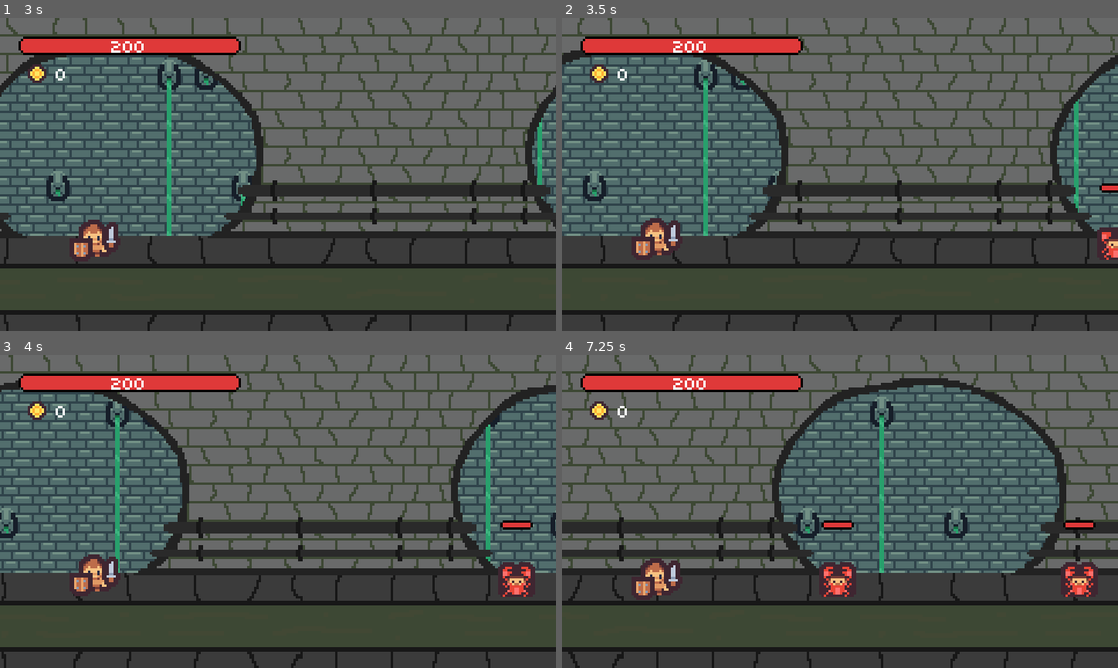
Above: before the commit, frames 1-4 (two rows, left to right).
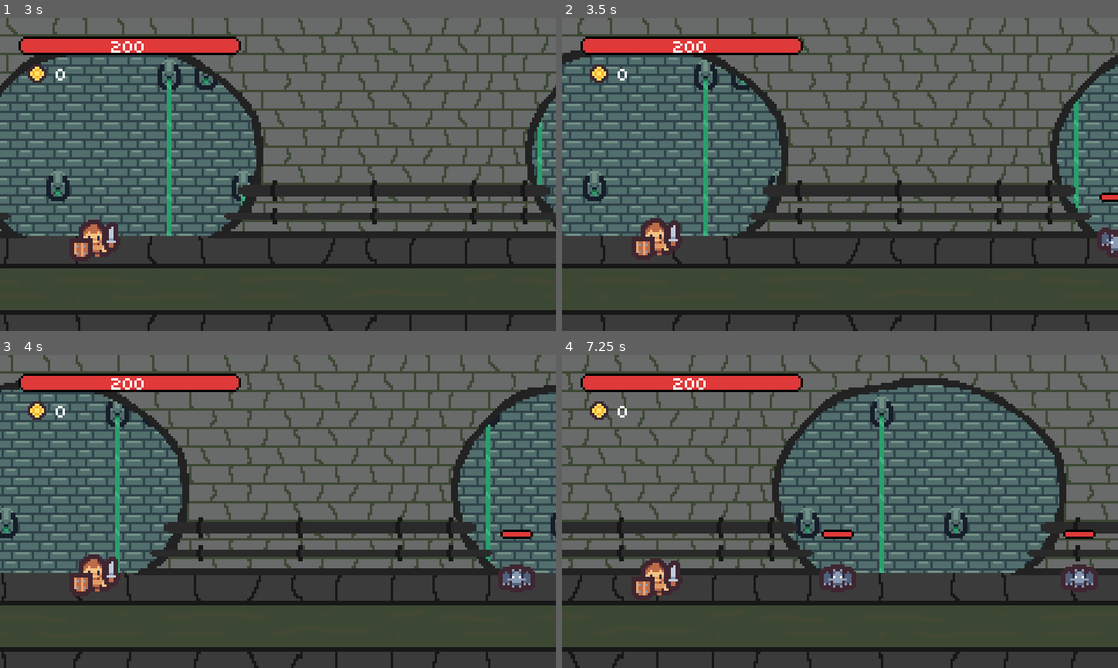
Above: after the commit, the same moments.

Repository: antronomo/RunningHalls
Game: Godot game, scene res://UIs/MenuScene.tscn
The game is run twice, just before and just after one commit, with the same random seed, the same clock (stepped at 60 frames per second) and the same inputs.
Inputs:
- Up to frame 1 (3 s): click "START" at 0.5 s; click "NEW GAME" at 1.25 s
- Up to frame 2 (3.5 s): no input
- Up to frame 3 (4 s): no input
- Up to frame 4 (7.25 s): tap F1 (infor) at 5.65 s

Frame 1 is identical in both runs. In frame 2, 0.4% of the frame differs, in the area x 96-100%, y 52-78%; in frame 3, 0.7%; in frame 4, 1.5%, in the area x 46-97%, y 52-78%.
Error after the commit: Invalid assignment on read-only value (on base: 'Dictionary'). (res://Scripts/OptionsMenu.gd:45)

Commit message:
más cambios
El único cambio que se aprecia es el menú "secreto" para hacer que los enemigos rueden en el suelo.
Cambios:
-el autoload Config.gd ya está habilitado, su único propósito es el de hacer funcionar el menú "secreto"
-Globals.gd tiene nuevas funciones para leer y escribir el archivo de configuración.
-he eliminado todos los .duplicate() porque no se exactamente cómo funciona y no parece haber afectado negativamente al proyecto.
-EnemyListNode.gd pasa a WaveGenerator.gd
-He modificado EnemySpawner.gd y su hijo WaveGenerator.gd para que las oleadas las genere el hijo y el padre los invoque
- .gitignore añadido para que no de por saco cuando generes tu .godot (para cuando descargo el repo en otros equipos)
-credits.txt actualizado
-README.md actualizado
-cambios hechos por el motor (sobre todo en archivos .tscn)

Diff:
--- a/Auto/Config.gd
+++ b/Auto/Config.gd
@@ -7,27 +7,28 @@
 	"music_volume" : 0.5,
 	"sfx_volume" : 0.5,
 	"window_fullscreen" : false,
+	"enemies_lock_rotation" : true
 }
 
 
 func to_default_data() -> Dictionary:
 	print("config reseted...")
-	save_data(DEFAULTCONFIG.duplicate())
+	save_conf_data(DEFAULTCONFIG)
 	return DEFAULTCONFIG
 
 
-func save_data(new_data : Dictionary) -> void:
+func save_conf_data(new_data : Dictionary) -> void:
 	var save_file : FileAccess = FileAccess.open(CONFIGPATHFILE, FileAccess.WRITE)
 	save_file.store_var(new_data)
 	save_file.close()
 
 
-func load_data() -> Dictionary:
+func load_conf_data() -> Dictionary:
 	if FileAccess.file_exists(CONFIGPATHFILE):
 		var load_file : FileAccess = FileAccess.open(CONFIGPATHFILE, FileAccess.READ)
 		var data : Dictionary = load_file.get_var()
 		load_file.close()
 		return data
 	else:
-		save_data(to_default_data().duplicate)
-		return DEFAULTCONFIG
+		save_conf_data(DEFAULTCONFIG)
+		return to_default_data()
--- a/Auto/CurrentGame.gd
+++ b/Auto/CurrentGame.gd
@@ -2,7 +2,7 @@
 
 
 const GAMEPATHFILE : String = "user://SAVEFILE.save"
-const CURRENTVERSION : String = "0.23.3"
+const CURRENTVERSION : String = "0.23.4"
 const DEFAULTGAMEDATA : Dictionary = {
 	"game_info" : {
 		"game_version" : CURRENTVERSION,
@@ -39,5 +39,5 @@
 		load_file.close()
 		return data
 	else:
-		save_game_data(DEFAULTGAMEDATA.duplicate())
+		save_game_data(DEFAULTGAMEDATA)
 		return new_game()
--- a/Auto/GLOBALS.gd
+++ b/Auto/GLOBALS.gd
@@ -3,12 +3,13 @@
 
 var saved_wave : int
 var current_game : Dictionary = {}
-# var config_data : Dictionary = {}
+var config_data : Dictionary = {}
 
 
 func _ready() -> void:
 	randomize()
 	current_game = CurrentGame.load_game()
+	config_data = Config.load_conf_data()
 
 	#Esto es demasiado importante y lo necesito accesible
 	saved_wave = current_game.game_info.wave #!
@@ -16,12 +17,12 @@
 
 func _input(event) -> void:
 	if event.is_action_pressed("infor"):
-		print(JSON.stringify(current_game.duplicate(), "\t"))
+		print(JSON.stringify(current_game, "\t"))
 
 
 # FUNCIONES CON CurrentGame.gd -------------------------------------------------------------
 func reset_game_data() -> void:
-	current_game = CurrentGame.new_game().duplicate()
+	current_game = CurrentGame.new_game()
 	save_data_to_file()
 
 	saved_wave = current_game.game_info.wave #!
@@ -34,7 +35,6 @@
 	saved_wave = current_game.game_info.wave #!
 
 
-# FUNCIONES que modifican variables en current_game ----------------------------------------
 # Es necesario verificar el tipo de variable? por ahora no, pero tampoco lo voy a aquitar
 func set_game_data(what : String, with) -> void:
 	match what:
@@ -91,7 +91,47 @@
 
 
 # FUNCIONES con Config.gd ------------------------------------------------------------------
-func save_new_config() -> void:pass
+func resset_config_data() -> void:
+	config_data = Config.to_default_data()
+	save_config_to_file()
 
 
-func set_default_config() -> void:pass
+func save_config_to_file() -> void:
+	Config.save_conf_data(config_data)
+	config_data = Config.load_conf_data()
+
+
+func set_config_data(what : String, with) -> void:
+	match what:
+		"master_volume":
+			if typeof(with) == TYPE_FLOAT:
+				print(what + "not config yet")
+			else:
+				print("cannot save " + what + " with: " + str(with))
+
+		"music_volume":
+			if typeof(with) == TYPE_FLOAT:
+				print(what + "not config yet")
+			else:
+				print("cannot save " + what + " with: " + str(with))
+
+		"sfx_volume":
+			if typeof(with) == TYPE_FLOAT:
+				print(what + "not config yet")
+			else:
+				print("cannot save " + what + " with: " + str(with))
+
+		"window_fullscreen":
+			if typeof(with) == TYPE_BOOL:
+				print(what + "not config yet")
+			else:
+				print("cannot save " + what + " with: " + str(with))
+
+		"enemies_lock_rotation":
+			if typeof(with) == TYPE_BOOL:
+				config_data.enemies_lock_rotation = with
+			else:
+				print("cannot save " + what + " with: " + str(with))
+
+		_: # Default
+			print(what + " not found")
--- a/Components/EnemySpawner.tscn
+++ b/Components/EnemySpawner.tscn
@@ -1,14 +1,14 @@
-[gd_scene load_steps=3 format=2]
+[gd_scene load_steps=3 format=3 uid="uid://dq5cjouwd1omc"]
 
-[ext_resource path="res://Scripts/EnemySpawner.gd" type="Script" id=1]
-[ext_resource path="res://Scripts/EnemyListNode.gd" type="Script" id=2]
+[ext_resource type="Script" path="res://Scripts/EnemySpawner.gd" id="1"]
+[ext_resource type="Script" path="res://Scripts/WaveGenerator.gd" id="2"]
 
 [node name="EnemySpawner" type="Marker2D"]
 process_mode = 1
-script = ExtResource( 1 )
+script = ExtResource("1")
 
-[node name="EnemyListNode" type="Node" parent="."]
-script = ExtResource( 2 )
+[node name="WaveGenerator" type="Node" parent="."]
+script = ExtResource("2")
 
 [node name="Timer" type="Timer" parent="."]
 
--- a/Enemies/Rat.tscn
+++ b/Enemies/Rat.tscn
@@ -51,7 +51,7 @@
 height = 8.0
 
 [sub_resource type="RectangleShape2D" id="7"]
-size = Vector2(8, 16)
+size = Vector2(8, 8)
 
 [node name="Rat" type="RigidBody2D"]
 collision_layer = 4
@@ -66,6 +66,7 @@
 frame = 1
 
 [node name="CollisionShape2D" type="CollisionShape2D" parent="."]
+position = Vector2(-3, 0)
 rotation = 1.5708
 shape = SubResource("8")
 
@@ -78,7 +79,7 @@
 defense = 10
 
 [node name="CollisionShape2D" type="CollisionShape2D" parent="CoreComponent"]
-position = Vector2(4.26326e-13, 0)
+position = Vector2(-3, -1.086e-05)
 rotation = 1.5708
 shape = SubResource("7")
 
--- a/Enemies/Spider.tscn
+++ b/Enemies/Spider.tscn
@@ -32,7 +32,7 @@
 height = 8.0
 
 [sub_resource type="RectangleShape2D" id="5"]
-size = Vector2(16, 8)
+size = Vector2(8, 8)
 
 [node name="Spider" type="RigidBody2D"]
 collision_layer = 4
@@ -46,10 +46,12 @@
 frame = 1
 
 [node name="CollisionShape2D" type="CollisionShape2D" parent="."]
+position = Vector2(-3, 0)
 rotation = 1.5708
 shape = SubResource("6")
 
 [node name="CoreComponent" type="Area2D" parent="."]
+position = Vector2(-3, 0)
 collision_layer = 4
 collision_mask = 2
 script = ExtResource("4")
--- a/Level/Level0.tscn
+++ b/Level/Level0.tscn
@@ -175,8 +175,6 @@
 offset_top = 144.0
 offset_right = 240.0
 offset_bottom = 280.0
-grow_horizontal = 2
-grow_vertical = 2
 
 [node name="Shop" parent="." instance=ExtResource("9")]
 offset_top = 144.0
--- a/Scripts/CoreComponent.gd
+++ b/Scripts/CoreComponent.gd
@@ -2,7 +2,8 @@
 extends Area2D
 
 
-#Si hago que los atributos del personaje dependan de otro script, solo tendré que modificar este para que los actualice
+#Si hago que los atributos del personaje dependan de otro script,
+#solo tendré que modificar este para que los actualice
 @export var max_life : int = 1: get = get_max_hp, set = set_max_hp
 @export var attack : int = 1
 @export var defense : int = 1
@@ -14,7 +15,9 @@
 }
 
 
-var life : int = 0: get = get_hp, set = set_hp
+# setter y getter que aparecieron al pasar el proyecto a godot4
+# aún no se cómo funcionan
+var life : int = 0 : get = get_hp, set = set_hp
 
 
 signal HPStatus
@@ -30,14 +33,11 @@
 		connect("HPStatus", Callable(get_parent(), "seeHP"))
 
 
-func set_dict_status(status : String, value : bool) -> void:
-	match status:
+func set_dict_status(char_status : String, value : bool) -> void:
+	match char_status:
 		"low_life":
-			if typeof(value) == TYPE_BOOL:
-				dict_status.low_life = value
-				emit_signal("status", "low_life", value)
-			else:
-				print("cannot update " + status + " with: " + str(value))
+			dict_status.low_life = value
+			emit_signal("status", "low_life", value)
 		_:
 			print("status not found")
 
--- a/Scripts/Enemy.gd
+++ b/Scripts/Enemy.gd
@@ -24,7 +24,7 @@
 
 
 func _ready() -> void:
-	lock_rotation = true
+	#lock_rotation = true
 	connect("died", Callable(get_node("../"), "_on_enemy_died"))
 	set_up_health_bar()
 
@@ -47,7 +47,7 @@
 
 
 func boss_mode() -> void:
-	printerr("la función 'boss_mode' no ha sido modificado aún")
+	#printerr("la función 'boss_mode' no ha sido modificado aún")
 	if !im_boss:
 		# print(my_name + " is comming big")
 		# scale = Vector2(2,2)  # Funciona pero solo dura un frame?
@@ -77,8 +77,8 @@
 
 PARA MONTAR NUEVOS ENEMIGOS: Como no se automatizar eso, me toca hacer-lo a mano:
 	-nueva escena con Enemy de base y atar un script heredado con su nombre, ajustar colision 3 y mascara 1
-	-añadir una colision redondo como hijo centrar la colision de manera que la parte mas baja esté en y0
+	-añadir una colision redondo como hijo, centrar la colision de manera que la parte mas baja esté en y0
 	-añadir CoreComponent como hijo, atar el escript EnemyStats.gd, poner sus estadisticas y ajustar colision 3 y mascara 2
-	-conectar la señal de CoreComponent AreaEntered con CoreComponent
+	-conectar la señal de CoreComponent > AreaEntered con CoreComponent
 	-añadir y ajustar el nodo HealthBar como nodo hijo
 """
--- a/Scripts/EnemySpawner.gd
+++ b/Scripts/EnemySpawner.gd
@@ -1,12 +1,15 @@
 extends Marker2D
 
 
-@onready var enemy_list_node : Node = $EnemyListNode
+@onready var wave_generator : Node = $WaveGenerator
 @onready var timer : Node = $Timer
 
 # Esta variable y la funcion get_wave() son esenciales si no quieres tocar level0.gd
 # La variable es utilizada por los enemigos para calcular estadísticas progresivas
 @onready var le_wave : int = Globals.current_game.game_info.wave
+
+# Esto es un meme
+@onready var enemies_lock_rotation : bool = Globals.config_data.enemies_lock_rotation
 
 
 var wave_list : Array
@@ -19,36 +22,16 @@
 
 
 func _ready() -> void:
-	wave_generator(enemy_list_node.get_enemy_group())
+	wave_list = wave_generator.get_new_wave()
 
 
 func get_wave() -> int:
 	return le_wave
 
 
-func wave_generator(enemy_list : Array) -> void:
-	var wave_num : int = randi() % 3 + 5
-
-	wave_list = [
-		[enemy_list[0]],
-		[enemy_list[0], enemy_list[0]],
-		[enemy_list[0], enemy_list[1], enemy_list[1]],
-		[enemy_list[1], enemy_list[2], enemy_list[2]],
-		[enemy_list[2]]
-	]
-
-	if wave_num >= 6:
-		wave_list.append_array([[enemy_list[0], enemy_list[1], enemy_list[2], enemy_list[2]]])
-
-		if wave_num == 7:
-			wave_list.append_array([[enemy_list[randi() % 3]]])
-
-	# print(str(wave_num), str(wave_list))
-
-
 func spawn_enemies() -> void:
 	# Revisar que la partida no ha acabado
-	if !work:
+	if not work:
 		return
 
 	for i1 in wave_list.size():
@@ -57,6 +40,7 @@
 
 			var next_enemy : RigidBody2D = wave_list[i1][i2].instantiate()
 			add_child(next_enemy)
+			next_enemy.lock_rotation = enemies_lock_rotation
 
 			if i1 == 4 or i1 == 6:
 				# print("boss time")
@@ -76,5 +60,5 @@
 
 func _on_EnemySpawner_enemy_list_ended() -> void:
 	# Generar lista de enemigos y empezar a invocar-los
-	wave_generator(enemy_list_node.get_enemy_group())
+	wave_list = wave_generator.get_new_wave()
 	spawn_enemies()
--- a/Scripts/Equipment.gd
+++ b/Scripts/Equipment.gd
@@ -40,7 +40,7 @@
 necesito como variables:
 	-lista con los precios/estat
 	-sprite(s)
-	?-lsita de mejoras por encantamiento, vea ideas.txt para más
+	?-lsita de mejoras por encantamiento, vea el 'GDD' en obsidian para más
 
 funciones:
 	*-para devolver los valores de la siguiente mejora o de que está al máximo
--- a/Scripts/Level0.gd
+++ b/Scripts/Level0.gd
@@ -25,7 +25,7 @@
 
 
 func _ready() -> void:
-	get_vars()
+	get_updated_vars()
 	# print(str(game_save_file))
 
 	setterparallaxGround.set_background()
@@ -40,7 +40,7 @@
 	shop_ui.position = out_of_viewport
 
 
-func get_vars() -> void:
+func get_updated_vars() -> void:
 	game_save_file = Globals.current_game.duplicate()
 
 	current_wave = game_save_file.game_info.wave
@@ -125,7 +125,7 @@
 
 # FUNCIONES con ShopUI--------------------------------------------------
 func _on_Shop_exiting() -> void:
-	get_vars()
+	get_updated_vars()
 	gui.update_gold_label(current_gold)
 	shop_ui.position = out_of_viewport
 	game_over_ui.position = Vector2.ZERO
--- a/Scripts/OptionsMenu.gd
+++ b/Scripts/OptionsMenu.gd
@@ -5,6 +5,17 @@
 
 
 @onready var tab_container : TabContainer = $TabContainer
+@onready var enemies_lock_rotation_button : CheckButton = $TabContainer/Tabs2/EnemiesLockRotation
+
+@onready var conf_data : Dictionary = Globals.config_data
+
+
+func _ready() -> void:
+	set_buttons_options()
+
+
+func set_buttons_options() -> void:
+	enemies_lock_rotation_button.button_pressed = conf_data.enemies_lock_rotation
 
 
 func _on_Button1_pressed() -> void:
@@ -15,5 +26,27 @@
 	tab_container.current_tab = 1
 
 
+func _on_button_3_pressed() -> void:
+	tab_container.current_tab = 2
+
+
+func _on_reset_pressed() -> void:
+	tab_container.current_tab = 3
+
+
 func _on_Return_pressed() -> void:
+	Globals.set_config_data("enemies_lock_rotation", conf_data.enemies_lock_rotation)
+	Globals.save_config_to_file()
 	emit_signal("return_pressed")
+
+
+# Secret section ---------------------------------------------------------
+func _on_enemies_lock_rotation_toggled(toggled_on : bool) -> void:
+	conf_data.enemies_lock_rotation = toggled_on
+
+
+# Reset section ----------------------------------------------------------
+func _on_button_pressed() -> void:
+	Globals.resset_config_data()
+	conf_data = Globals.config_data
+	set_buttons_options()
--- a/Scripts/SetterParallaxBackground.gd
+++ b/Scripts/SetterParallaxBackground.gd
@@ -8,7 +8,7 @@
 
 @onready var backgrounds : Array = [
 	sewer,
-	#cave
+	cave
 ]
 
 
--- a/Scripts/ShopMenu.gd
+++ b/Scripts/ShopMenu.gd
@@ -2,7 +2,7 @@
 
 
 @onready var tab_container : TabContainer = $TabContainer
-@onready var item_show : Sprite2D = $TabContainer/ForgeTab/SelectRect/ItemShow
+@onready var item_show : Sprite2D = $TabContainer/ForgeTab/SelectRect/ItemShow # Me mola, pero no tiene nada que hacer en este proyecto
 @onready var upgrade_name_label : Label = $TabContainer/ForgeTab/InfoRect/UpgradeName
 @onready var upgrade_stat_label : Label = $TabContainer/ForgeTab/InfoRect/UpgradeStat
 @onready var upgrade_price_label : Label = $TabContainer/ForgeTab/InfoRect/UpgradePrice
@@ -73,7 +73,7 @@
 		upgrade_stat_label.text = str(equipment_info.stat) + "  =>  " + str(equipment_next_info.stat)
 
 		upgrade_price = equipment_next_info.price
-		upgrade_price_label.text = str(upgrade_price)
+		upgrade_price_label.text = str(upgrade_price) + " coins"
 
 	else:
 		upgrade_stat_label.text = str(equipment_info.stat)
--- a/Scripts/EnemyListNode.gd
+++ b/Scripts/WaveGenerator.gd
@@ -19,6 +19,29 @@
 # const bossesList : Array = []
 
 
-func get_enemy_group() -> Array:
-	var num = randi() % enemyGroupsList.size()
-	return enemyGroupsList[num]
+@onready var enemy_group_size : int = enemyGroupsList.size()
+
+
+var new_wave : Array
+
+
+func get_new_wave() -> Array:
+	var enemy_list = enemyGroupsList[randi() % enemy_group_size]
+	var wave_length : int = randi() % 3 + 5
+
+	new_wave = [
+		[enemy_list[0]],
+		[enemy_list[0], enemy_list[0]],
+		[enemy_list[0], enemy_list[1], enemy_list[1]],
+		[enemy_list[1], enemy_list[2], enemy_list[2]],
+		[enemy_list[2]]
+	]
+
+	if wave_length >= 6:
+		new_wave.append_array([[enemy_list[0], enemy_list[1], enemy_list[2], enemy_list[2]]])
+
+		if wave_length == 7:
+			new_wave.append_array([[enemy_list[randi() % 3]]])
+
+	# print(str(wave_num), str(wave_list))
+	return new_wave
--- a/UIs/GameOverUI.tscn
+++ b/UIs/GameOverUI.tscn
@@ -44,6 +44,8 @@
 anchors_preset = 15
 anchor_right = 1.0
 anchor_bottom = 1.0
+grow_horizontal = 2
+grow_vertical = 2
 script = ExtResource("1")
 
 [node name="ColorRect" type="ColorRect" parent="."]
@@ -95,7 +97,7 @@
 size_flags_horizontal = 5
 size_flags_vertical = 2
 theme_override_fonts/font = ExtResource("2_r5xwc")
-text = "RE-TRY"
+text = "RETRY"
 
 [node name="ReturnButton" type="Button" parent="VBoxContainer3"]
 layout_mode = 2
--- a/UIs/OptionsMenu.tscn
+++ b/UIs/OptionsMenu.tscn
@@ -33,10 +33,18 @@
 text = "BUTTON 2"
 
 [node name="Button3" type="Button" parent="VBoxContainer"]
+modulate = Color(1, 1, 1, 0)
 layout_mode = 2
 theme_override_fonts/font = ExtResource("4_2r7kk")
 theme_override_font_sizes/font_size = 8
 text = " "
+
+[node name="Reset" type="Button" parent="VBoxContainer"]
+layout_mode = 2
+theme_override_colors/font_color = Color(1, 0.117647, 0.117647, 1)
+theme_override_fonts/font = ExtResource("4_2r7kk")
+theme_override_font_sizes/font_size = 8
+text = "Reset"
 
 [node name="Return" type="Button" parent="VBoxContainer"]
 layout_mode = 2
@@ -56,10 +64,10 @@
 theme_override_fonts/font = ExtResource("3_nqxxr")
 tabs_visible = false
 
-[node name="TabBar" type="TabBar" parent="TabContainer"]
+[node name="TabBar0" type="TabBar" parent="TabContainer"]
 layout_mode = 2
 
-[node name="Label" type="Label" parent="TabContainer/TabBar"]
+[node name="Label" type="Label" parent="TabContainer/TabBar0"]
 layout_mode = 1
 offset_left = 8.0
 offset_top = 8.0
@@ -74,11 +82,11 @@
 EL PEPE"
 autowrap_mode = 1
 
-[node name="Tabs2" type="TabBar" parent="TabContainer"]
+[node name="Tabs1" type="TabBar" parent="TabContainer"]
 visible = false
 layout_mode = 2
 
-[node name="Label" type="Label" parent="TabContainer/Tabs2"]
+[node name="Label" type="Label" parent="TabContainer/Tabs1"]
 layout_mode = 0
 offset_left = 8.0
 offset_top = 8.0
@@ -92,14 +100,52 @@
 EL PEPE 0 1 2 3 4 5 6 7 8 9"
 autowrap_mode = 1
 
+[node name="Tabs2" type="TabBar" parent="TabContainer"]
+visible = false
+layout_mode = 2
+
+[node name="EnemiesLockRotation" type="CheckButton" parent="TabContainer/Tabs2"]
+layout_mode = 0
+offset_left = 16.0
+offset_top = 8.0
+offset_right = 152.0
+offset_bottom = 32.0
+theme_override_fonts/font = ExtResource("4_2r7kk")
+theme_override_font_sizes/font_size = 8
+action_mode = 0
+text = "rotation locked"
+
 [node name="Tabs3" type="TabBar" parent="TabContainer"]
 visible = false
 layout_mode = 2
 
-[node name="Tabs4" type="TabBar" parent="TabContainer"]
-visible = false
-layout_mode = 2
+[node name="Label" type="Label" parent="TabContainer/Tabs3"]
+layout_mode = 0
+offset_left = 8.0
+offset_top = 8.0
+offset_right = 152.0
+offset_bottom = 32.0
+theme_override_fonts/font = ExtResource("4_2r7kk")
+text = "are you sure?"
+horizontal_alignment = 1
+vertical_alignment = 1
+
+[node name="Button" type="Button" parent="TabContainer/Tabs3"]
+layout_mode = 0
+offset_left = 16.0
+offset_top = 40.0
+offset_right = 152.0
+offset_bottom = 112.0
+theme_override_colors/font_color = Color(1, 0.117647, 0.117647, 1)
+theme_override_fonts/font = ExtResource("4_2r7kk")
+text = "reset
+settings
+to defauld"
 
 [connection signal="pressed" from="VBoxContainer/Button1" to="." method="_on_Button1_pressed"]
 [connection signal="pressed" from="VBoxContainer/Button2" to="." method="_on_Button2_pressed"]
+[connection signal="pressed" from="VBoxContainer/Button3" to="." method="_on_button_3_pressed"]
+[connection signal="pressed" from="VBoxContainer/Reset" to="." method="_on_reset_pressed"]
 [connection signal="pressed" from="VBoxContainer/Return" to="." method="_on_Return_pressed"]
+[connection signal="toggled" from="TabContainer/Tabs2/EnemiesLockRotation" to="." method="_on_enemies_lock_rotation_toggled"]
+[connection signal="pressed" from="TabContainer/Tabs3/Button" to="." method="_on_button_pressed"]
--- a/UIs/ShopMenu.tscn
+++ b/UIs/ShopMenu.tscn
@@ -164,10 +164,10 @@
 [node name="SelectRect" type="ColorRect" parent="TabContainer/ForgeTab"]
 visible = false
 layout_mode = 0
-offset_left = 8.0
-offset_top = -32.0
-offset_right = 24.0
-offset_bottom = -16.0
+offset_left = 64.0
+offset_top = -40.0
+offset_right = 80.0
+offset_bottom = -24.0
 color = Color(0, 0, 0, 0)
 
 [node name="ItemShow" type="Sprite2D" parent="TabContainer/ForgeTab/SelectRect"]
Not shown, changed: Credits.txt
Not shown: 1 places in Level/Level0.tscn that only renumber resources
Not shown: 1 places in Player/Player.tscn that only renumber resources
